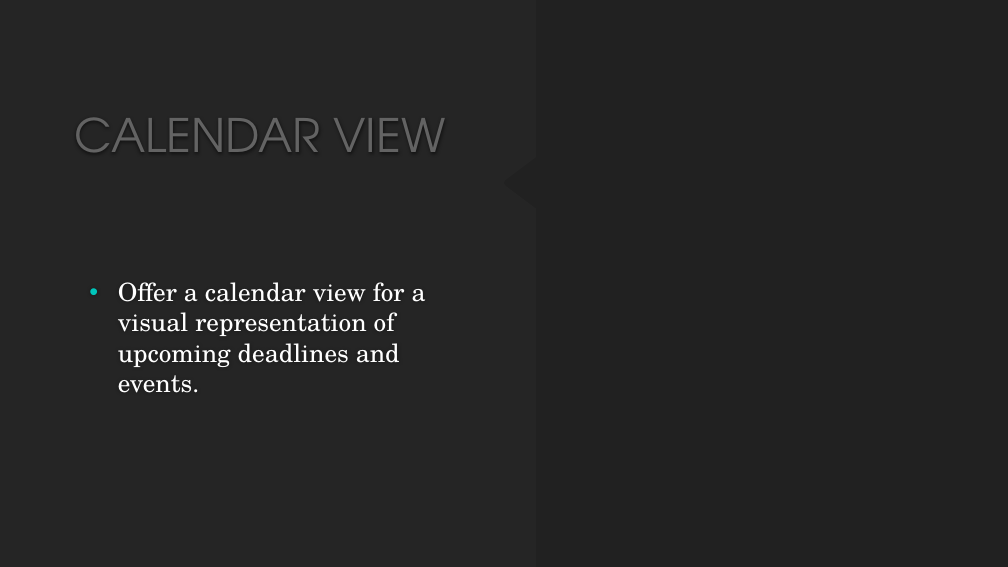
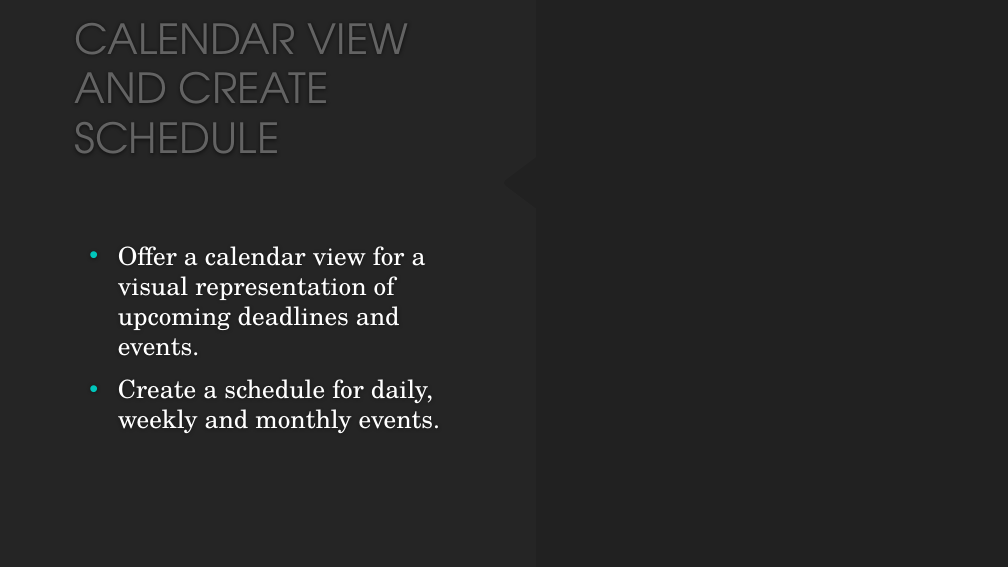
Before and after one commit to BadrGello/Task-Management-App, a slide deck: slide 11 of Documents/HCI Project Proposal.pptx. Drawn at 1008x567 pixels with LibreOffice and Linux fonts; fonts in the diff are those of the drawing; background and template pictures are left out. Boxes give left, top, right and bottom in pixels: in the first picture for what was removed or moved away, otherwise in the second. Text is boxed around its words. In the diff, an @@ line names an element or a change of style, - is before the commit and + after.

Commit message:
add the schedule

```diff
--- a/Documents/HCI Project Proposal.pptx
+++ b/Documents/HCI Project Proposal.pptx
@@ title at [75, 23, 408, 153]: text changed; size 44 to 39.6 pt @@
-  CALENDAR VIEW
+  CALENDAR VIEW AND CREATE SCHEDULE
@@ text at [118, 379, 441, 433]: paragraph added @@
+• Create a schedule for daily, weekly and monthly events.
```
Also in this commit, not shown: 2 other slides changed.
